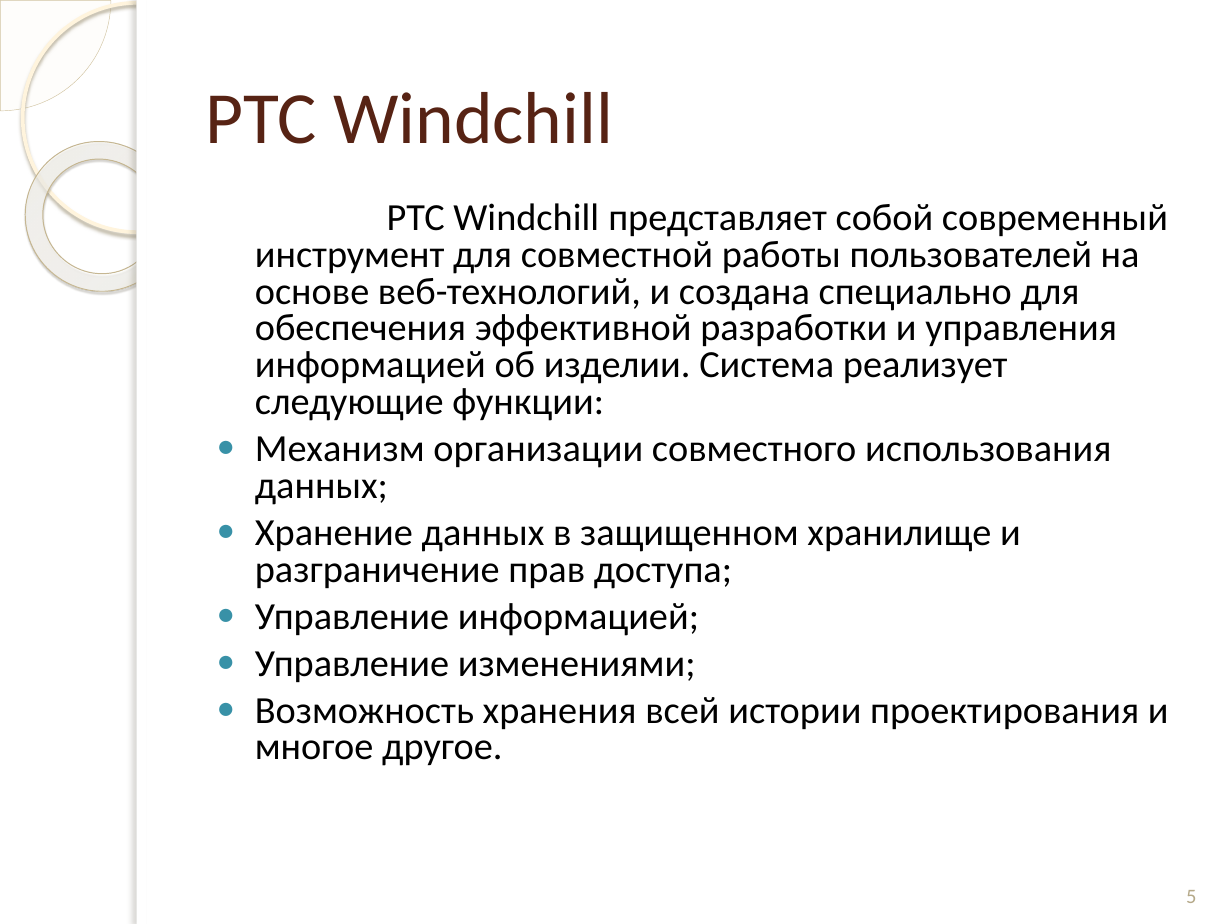
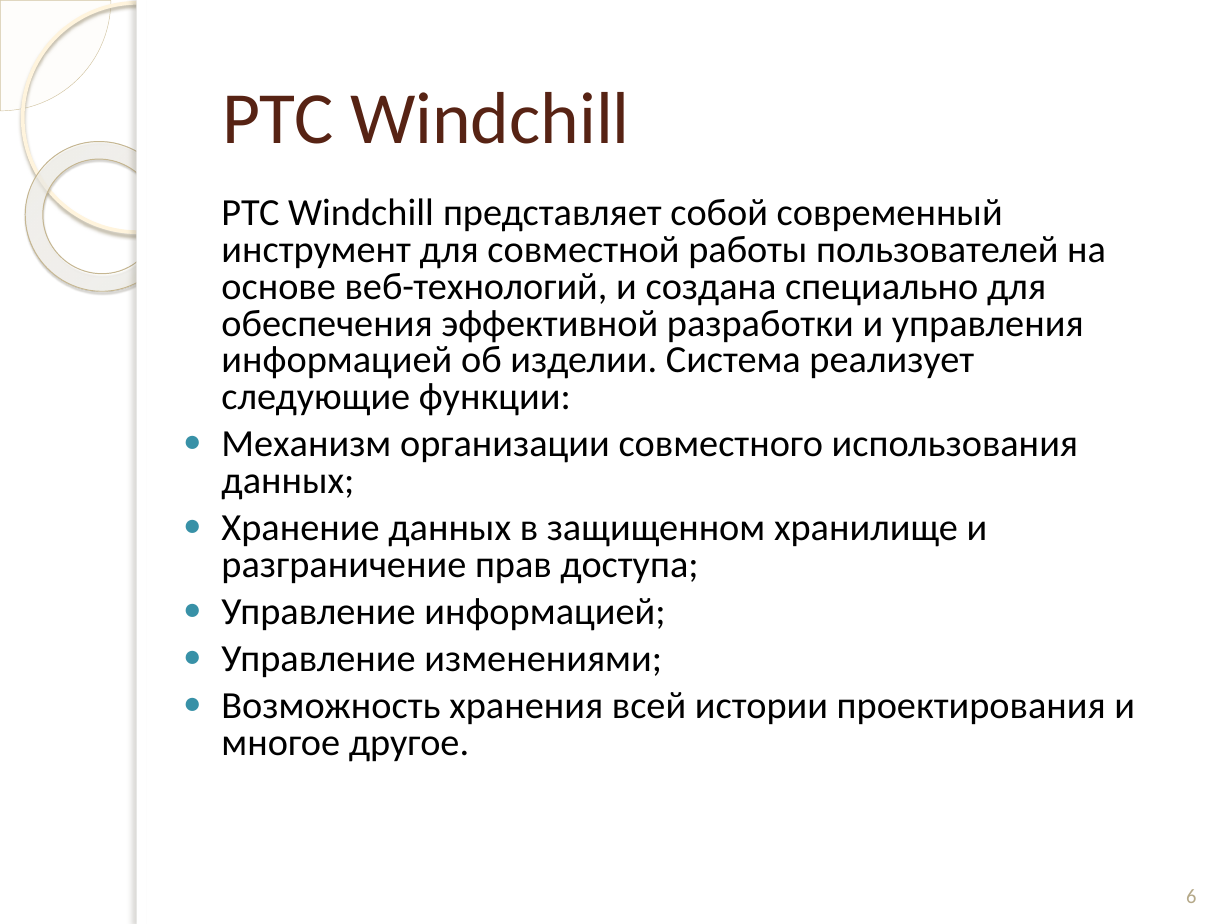
Before and after one commit to andreytemn/university, a slide deck: slide 6 of diplom/Темников раздатки к диплому.pptx (slide 5 before the commit). Drawn at 1232x924 pixels with LibreOffice and Linux fonts; fonts in the diff are those of the drawing; background and template pictures are left out. Boxes give left, top, right and bottom in pixels: in the first picture for what was removed or moved away, otherwise in the second. Text is boxed around its words. In the diff, an @@ line names an element or a change of style, - is before the commit and + after.

```diff
--- a/diplom/Темников раздатки к диплому.pptx
+++ b/diplom/Темников раздатки к диплому.pptx
@@ title "PTC Windchill": place and size @@
-title "PTC Windchill" at box(206, 92, 613, 144)
+title "PTC Windchill" at box(222, 92, 630, 144)
@@ text "PTC Windchill представляет собой современный ...": place and size @@
-text "PTC Windchill представляет собой современный ..." at box(255, 203, 1169, 766)
+text "PTC Windchill представляет собой современный ..." at box(221, 198, 1135, 762)
@@ page number at box(1186, 889, 1196, 903): text changed @@
-5
+6
```
Also in this commit, not shown: 8 other slides changed, 3 slides added, 59 other files.
